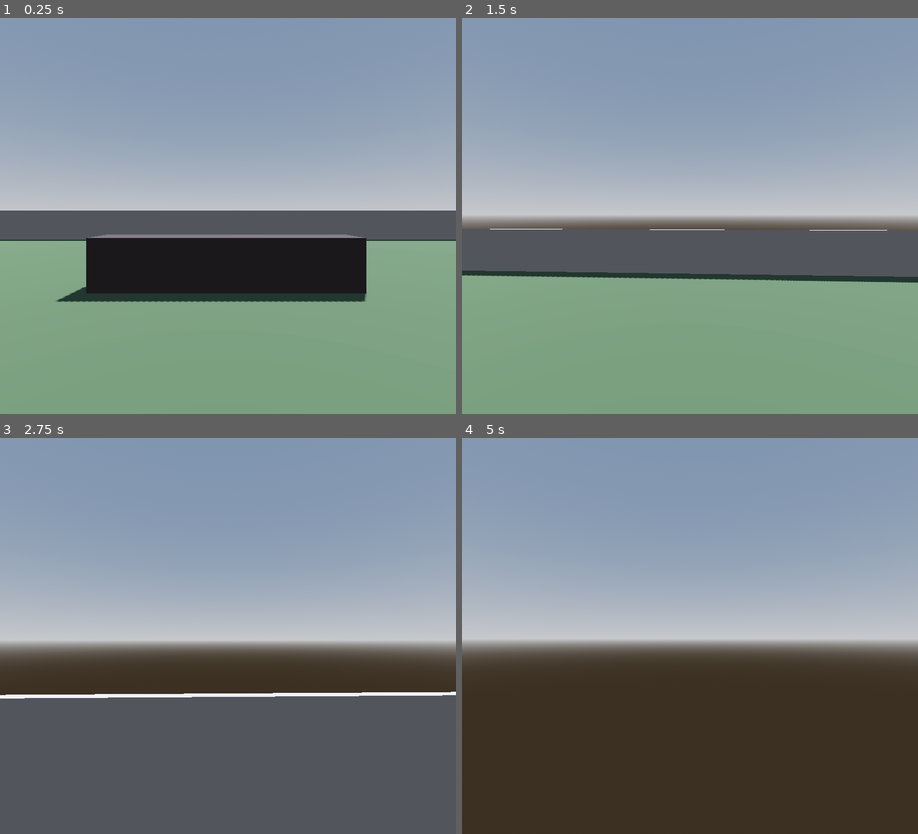
Above: before the commit, frames 1-4 (two rows, left to right).
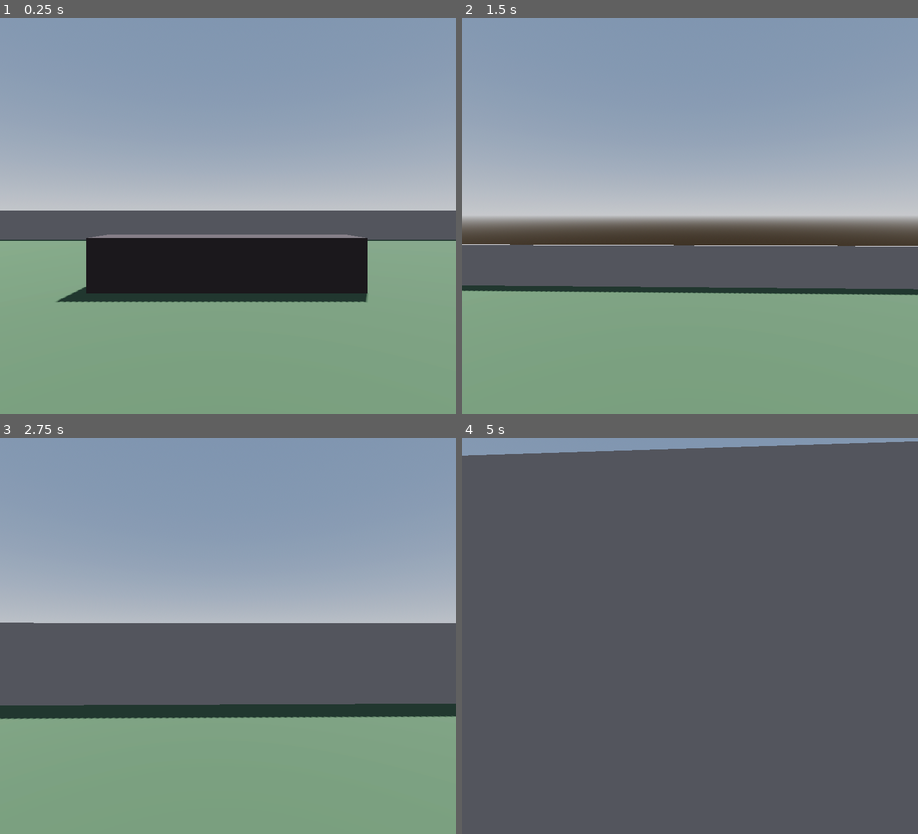
Above: after the commit, the same moments.

Repository: haifromkai/paintstorm
Game: Godot game, scene res://Scenes/world.tscn
Two runs of this game, one before a commit and one after it. Both use one fixed random seed, a clock stepped at 60 frames per second and the inputs below. The project has no main scene, so this scene is started directly.
Inputs (mouse positions are in pixels of both pictures, inside the frame that each line leads up to):
- Up to frame 1 (0.25 s): no input
- Up to frame 2 (1.5 s): tap Enter at 0.5 s; move the mouse to (712, 216) at 0.52 s; hold Shift (sprint) 0.53-1.28 s; hold W (forward) from 0.53 s (still down); tap Space (jump) at 0.77, 0.8, 1.07, 1.35 s; move the mouse to (667, 216) at 1.27 s
- Up to frame 3 (2.75 s): keep holding W (forward); tap Space (jump) at 1.52, 1.82, 2.3 s; tap Shift (sprint) at 1.55 s; move the mouse to (237, 628) at 2.02 s; hold Shift (sprint) from 2.03 s (still down)
- Up to frame 4 (5 s): keep holding W (forward); move the mouse to (685, 643) at 2.77 s; release Shift (sprint) at 2.78 s; tap Shift (sprint) at 2.85, 4.35 s; tap Space (jump) at 3.02, 3.32, 3.6, 3.77, 4.07, 4.52, 4.82 s; move the mouse to (721, 639) at 3.52 s; move the mouse to (653, 632) at 4.27 s

The runs differ from the first frame. In frame 1, 0.2% of the frame differs, in the area x 12-81%, y 54-72%; in frame 2, 8.7%; in frame 3, 50%; in frame 4, 96%, in the area x 0-100%, y 0-100%.

Commit message:
Refined player movement: Velocity.y decrement and Jump velocity tweaked to have quicker landing, Lowered Intertia effect for snappier feel.
Changed FOV Camera: Only activates/de-activates when sprint is held/released.

Diff:
--- a/Scripts/player.gd
+++ b/Scripts/player.gd
@@ -1,23 +1,23 @@
 extends CharacterBody3D
 
 # Gravity variables
-const JUMP_VELOCITY = 4.6
-var gravity = 9.8 # m/s^2
+const JUMP_VELOCITY = 5.0
+var gravity = 9.8
 
 # Movement variables
-const SENSITIVITY = 0.001
-const WALK_SPEED = 5.0
-const SPRINT_SPEED = 7.5
+const SENSITIVITY = 0.0005
+const WALK_SPEED = 3.8
+const SPRINT_SPEED = 7.0
 var speed
 
 # Bob variables
-const BOB_FREQ = 2.0
-const BOB_AMP = 0.04
+const BOB_FREQ = 2.4
+const BOB_AMP = 0.023
 var t_bob = 0.0
 
 # FOV variables
-const BASE_FOV = 75
-const FOV_CHANGE = 0.5
+const BASE_FOV = 75.0
+const FOV_CHANGE = 1.2
 
 # Define onready variables so we can use head and camera var later
 @onready var head = $head
@@ -44,11 +44,11 @@
 func _physics_process(delta):
 	# Add Gravity. Decrement from y velocity the falling speed due to gravity.
 	if not is_on_floor():
-		velocity.y -= gravity * delta
+		velocity.y -= gravity * delta * 1.4
 
 	# Handle Jump. Player presses space AND is on floor.
 	if Input.is_action_just_pressed("jump") and is_on_floor():
-		velocity.y = JUMP_VELOCITY
+		velocity.y = JUMP_VELOCITY * 1.1
 
 	# Handle Sprint
 	if Input.is_action_pressed("sprint"):
@@ -72,8 +72,8 @@
 			velocity.z = direction.z * speed
 		# how fast we stop (using intertia)
 		else:
-			velocity.x = lerp(velocity.x, direction.x * speed, delta * 7.0)
-			velocity.z = lerp(velocity.z, direction.z * speed, delta * 7.0)
+			velocity.x = lerp(velocity.x, direction.x * speed, delta * 10.0)
+			velocity.z = lerp(velocity.z, direction.z * speed, delta * 10.0)
 	# while in air (using intertia)
 	else:
 		velocity.x = lerp(velocity.x, direction.x * speed, delta * 1.5)
@@ -83,10 +83,13 @@
 	t_bob += delta * velocity.length() * float(is_on_floor())
 	camera.transform.origin = _headbob(t_bob)
 
-	# FOV
+	# FOV (only activate when sprint is held)
 	var velocity_clamped = clamp(velocity.length(), 0.5, SPRINT_SPEED * 2)
 	var target_fov = BASE_FOV + FOV_CHANGE * velocity_clamped
-	camera.fov = lerp(camera.fov, target_fov, delta * 10.0)
+	if Input.is_action_pressed("sprint"):
+		camera.fov = lerp(camera.fov, target_fov, delta * 2.0)
+	else:
+		camera.fov = lerp(camera.fov, BASE_FOV, delta * 6.0)
 
 	move_and_slide()
 
